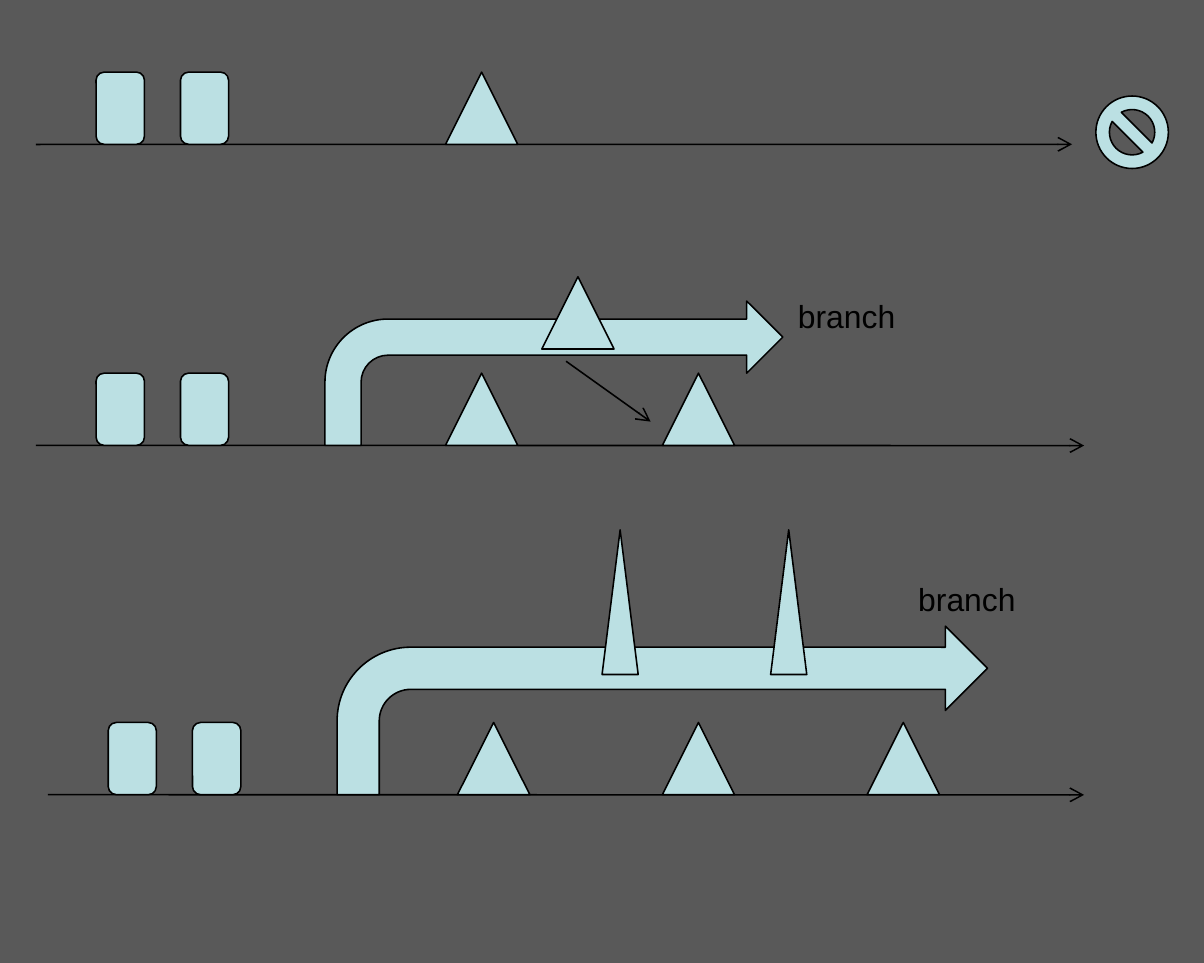
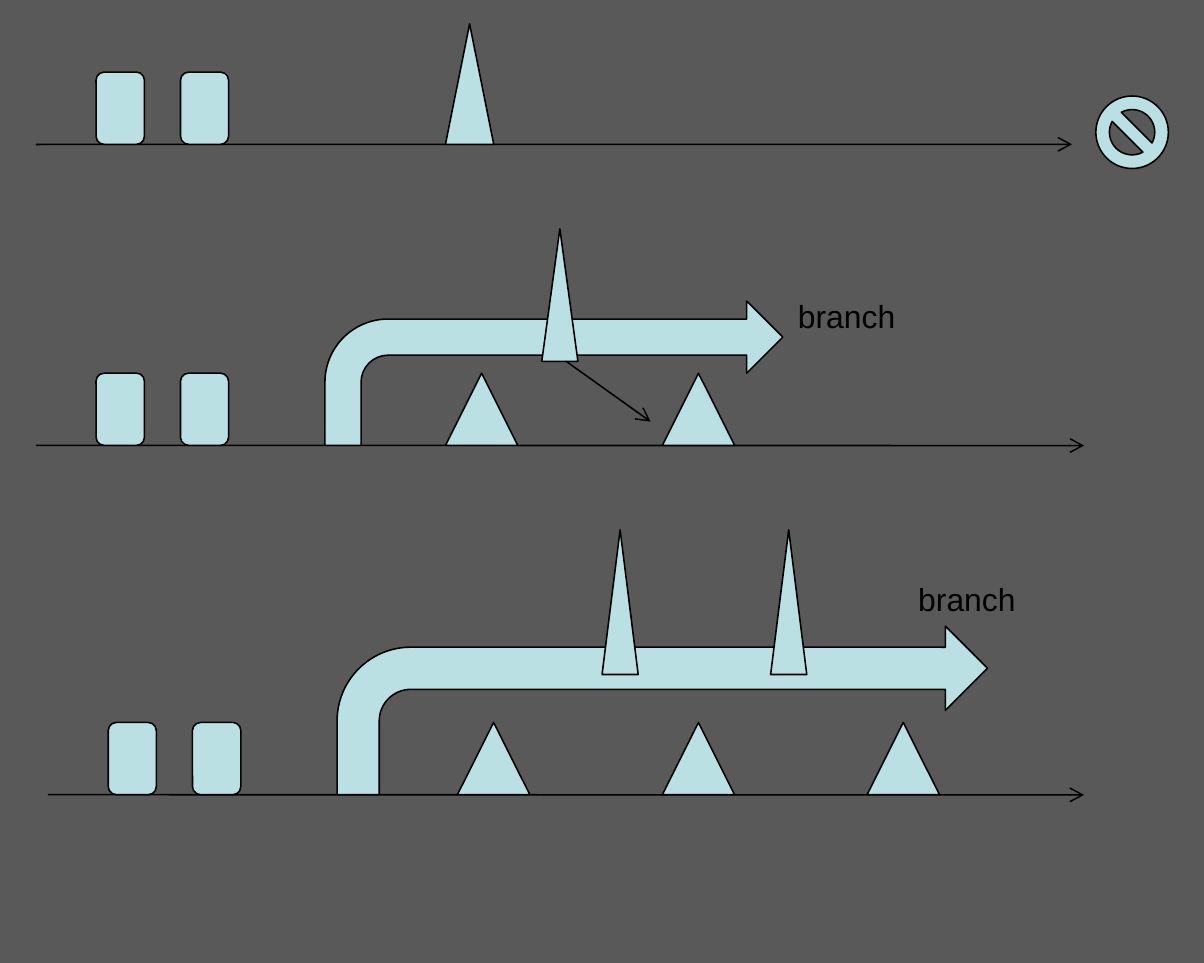
Before and after one commit to zhuxiaosheng/code, a slide deck: slide 74 of git.ppt. Drawn at 1204x963 pixels with LibreOffice and Linux fonts; fonts in the diff are those of the drawing; background and template pictures are left out. Boxes give left, top, right and bottom in pixels: in the first picture for what was removed or moved away, otherwise in the second. Text is boxed around its words. In the diff, an @@ line names an element or a change of style, - is before the commit and + after.

```diff
--- a/git.ppt
+++ b/git.ppt
@@ triangle: place and size @@
-triangle at [445, 72, 517, 144]
+triangle at [445, 24, 494, 145]
@@ triangle: place and size @@
-triangle at [542, 277, 613, 349]
+triangle at [542, 229, 578, 363]
```
Also in this commit, not shown: 1 other slide changed.
